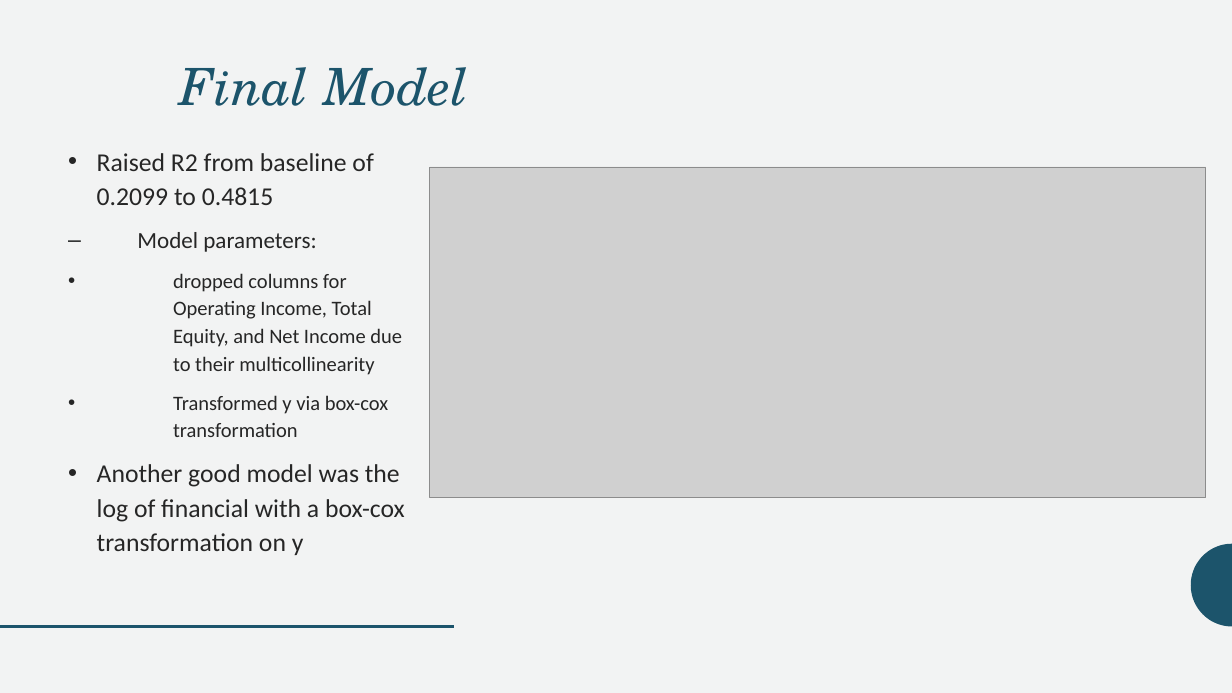
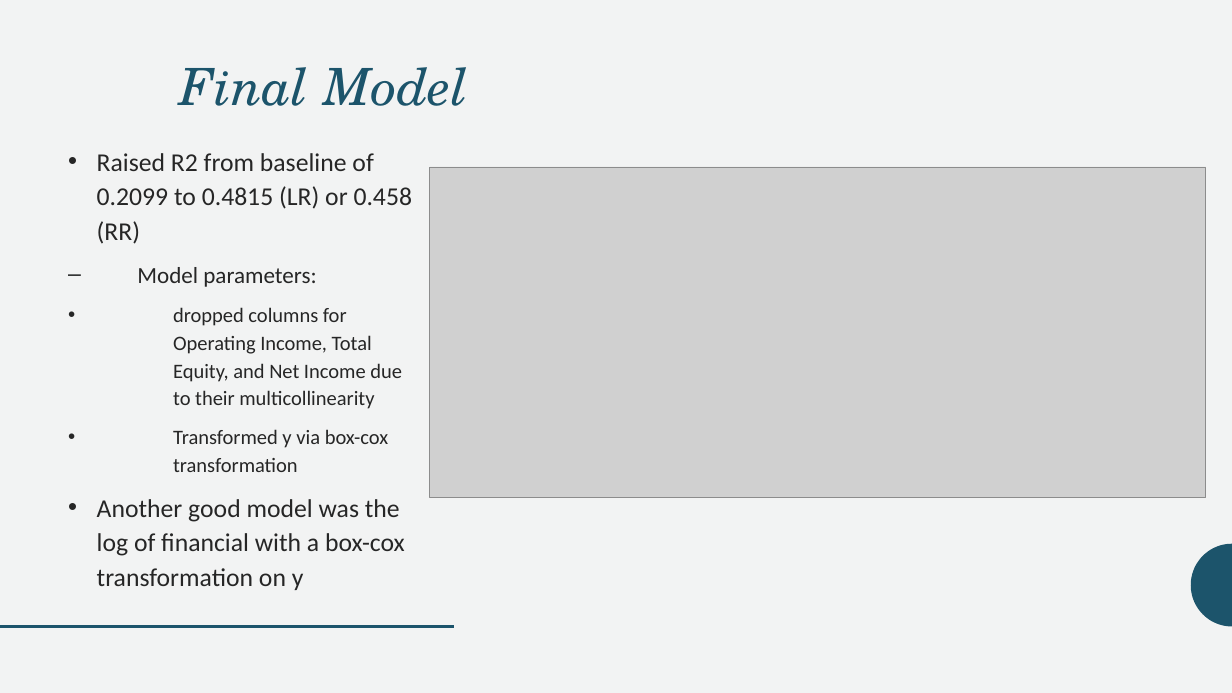
Before and after one commit to SRobbins-13/GHG_Regression_Analysis, a slide deck: slide 12 of GHG_Regression_Analysis.pptx (slide 10 before the commit). Drawn at 1232x693 pixels with LibreOffice and Linux fonts; fonts in the diff are those of the drawing; grey boxes stand for pictures. Boxes give left, top, right and bottom in pixels: in the first picture for what was removed or moved away, otherwise in the second. Text is boxed around its words. In the diff, an @@ line names an element or a change of style, - is before the commit and + after.

Commit message:
Updated presentation

```diff
--- a/GHG_Regression_Analysis.pptx
+++ b/GHG_Regression_Analysis.pptx
@@ text at (x1=97, y1=153, x2=413, y2=244): text changed @@
-• Raised R2 from baseline of 0.2099 to 0.4815
+• Raised R2 from baseline of 0.2099 to 0.4815 (LR) or 0.458 (RR)
```
Also in this commit, not shown: 2 other slides changed, 2 slides added.
